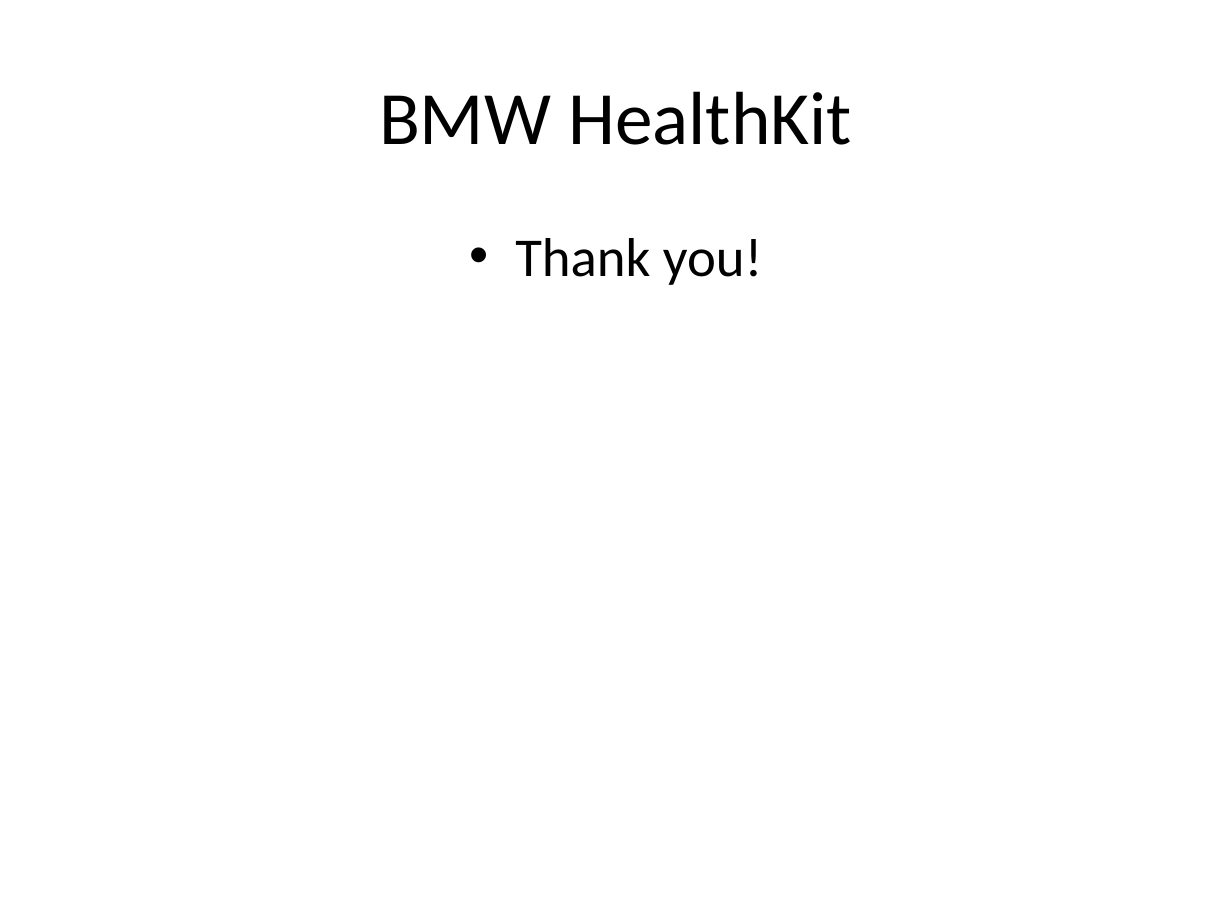
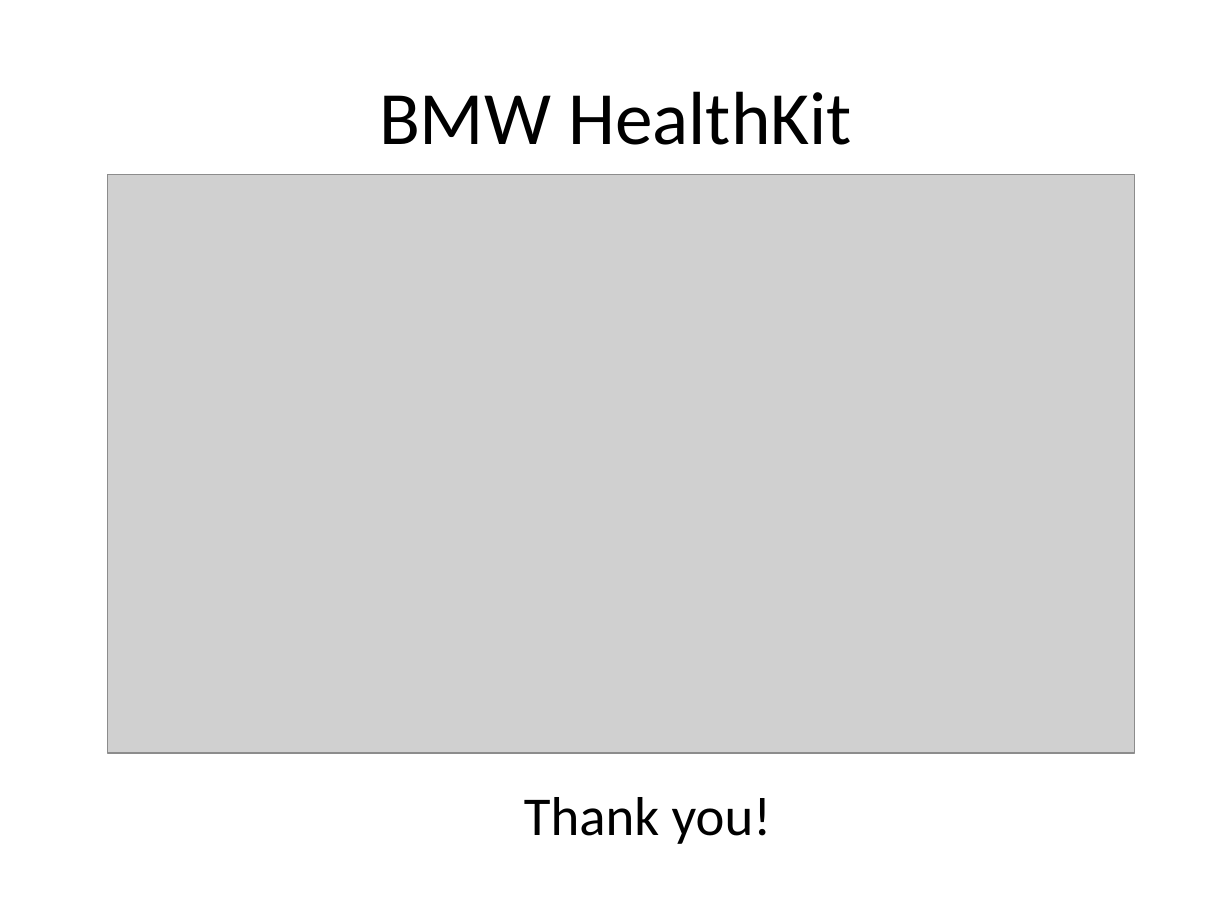
Before and after one commit to sarchak/bmw, a slide deck: slide 7 of Presentation.pptx (slide 5 before the commit). Drawn at 1232x924 pixels with LibreOffice and Linux fonts; fonts in the diff are those of the drawing; grey boxes stand for pictures. Boxes give left, top, right and bottom in pixels: in the first picture for what was removed or moved away, otherwise in the second. Text is boxed around its words. In the diff, an @@ line names an element or a change of style, - is before the commit and + after.

```diff
--- a/Presentation.pptx
+++ b/Presentation.pptx
@@ picture added at [107, 175, 1133, 753] @@
@@ text "Thank you!": place and size @@
-text "Thank you!" at [515, 238, 763, 285]
+text "Thank you!" at [524, 797, 772, 844]
@@ text "Thank you!" at [524, 797, 772, 844]: bullet • to none @@
```
Also in this commit, not shown: 1 other slide changed, 2 slides added.
